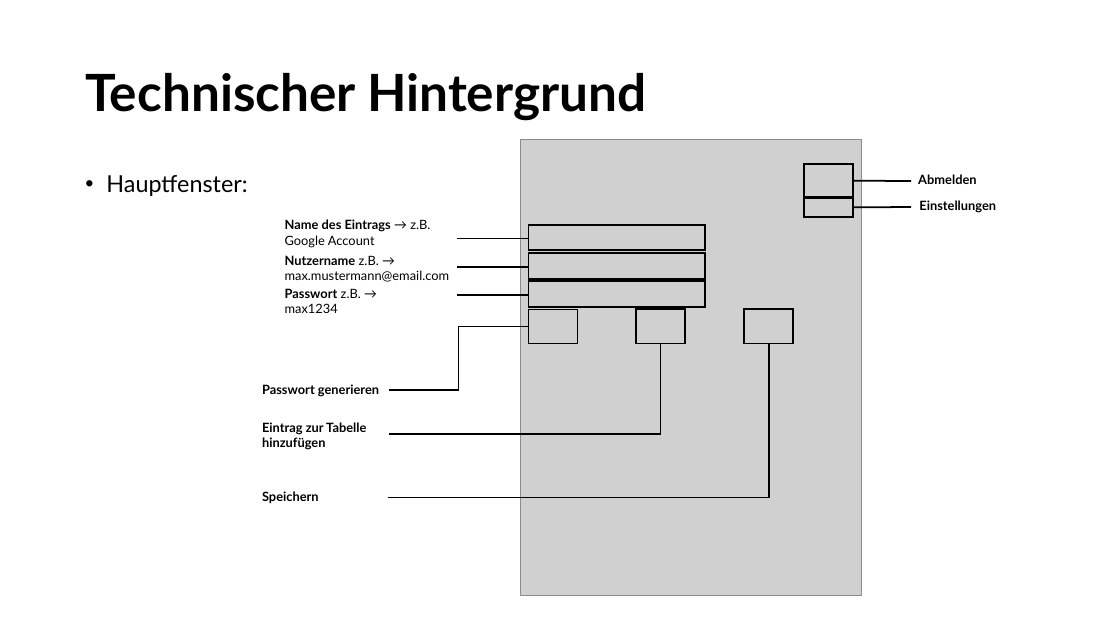
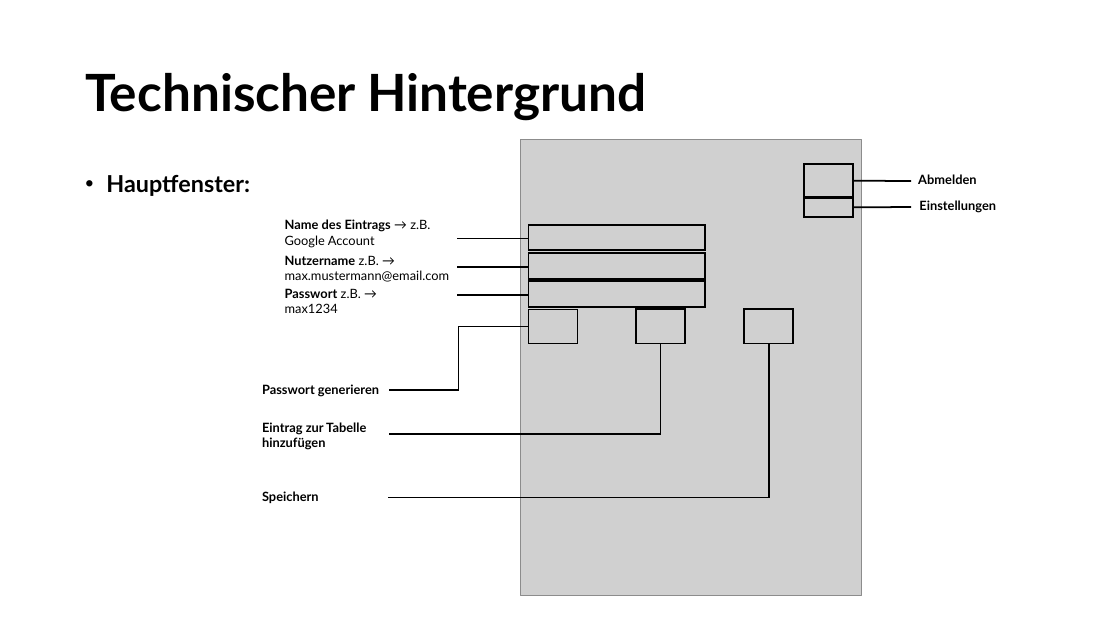
Before and after one commit to NykyTV/PasswortManager, a slide deck: slide 4 of pp/Presentation.pptx. Drawn at 1120x630 pixels with LibreOffice and Linux fonts; fonts in the diff are those of the drawing; grey boxes stand for pictures. Boxes give left, top, right and bottom in pixels: in the first picture for what was removed or moved away, otherwise in the second. Text is boxed around its words. In the diff, an @@ line names an element or a change of style, - is before the commit and + after.

```diff
--- a/pp/Presentation.pptx
+++ b/pp/Presentation.pptx
@@ text "Hauptfenster:" at box(106, 175, 250, 196): bold on @@
```
Also in this commit, not shown: 3 other slides changed, 1 slide added.
